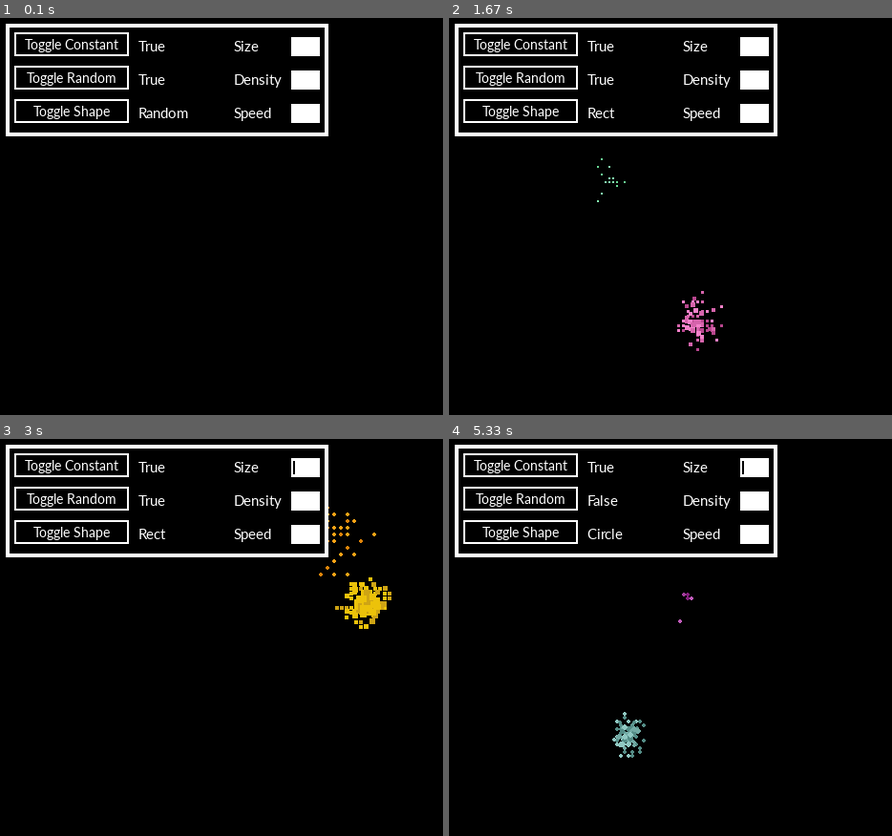
Above: before the commit, frames 1-4 (two rows, left to right).
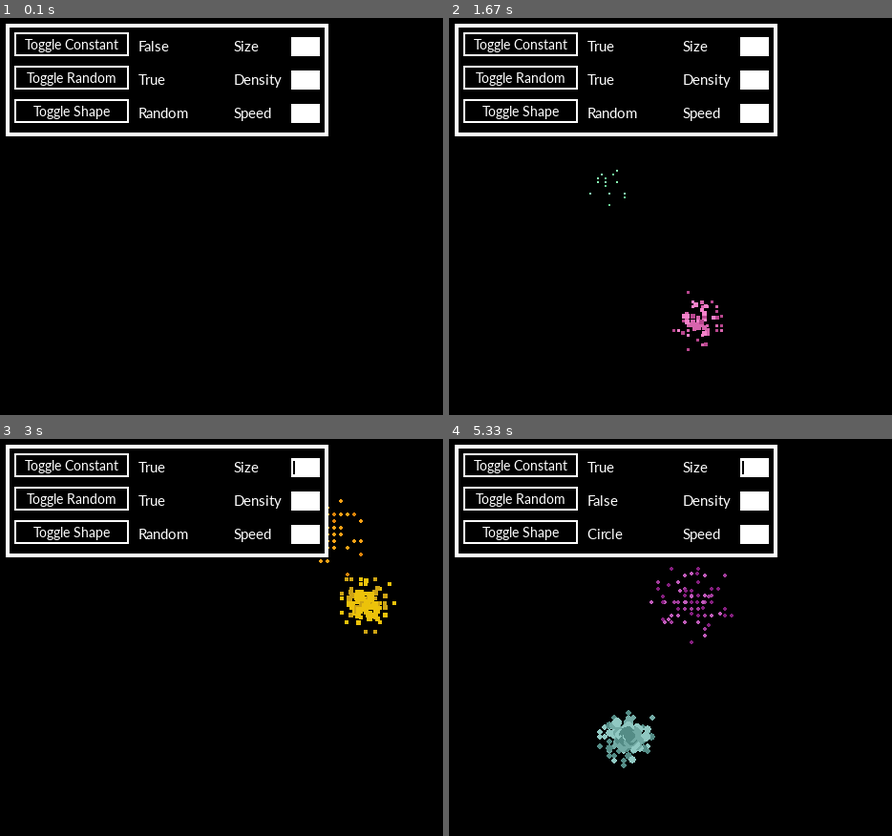
Above: after the commit, the same moments.

Repository: CCareaga/Pygame-Examples
Game: pygame game, started from Particle System/example.py
The game is run twice, just before and just after one commit, with the same random seed, the same clock (stepped at 60 frames per second) and the same inputs. The source is Python 2; it was converted automatically to run under Python 3.
Inputs (mouse positions are in pixels of both pictures, inside the frame that each line leads up to):
- Up to frame 1 (0.1 s): no input
- Up to frame 2 (1.67 s): click (519, 77) at 0.38 s; click (519, 77) at 0.72 s; press the mouse at (519, 109) at 1.03 s; move the mouse to (586, 105) at 1.13 s; release the mouse at (657, 97) at 1.27 s; press the mouse at (519, 41) at 1.37 s; move the mouse to (608, 180) at 1.47 s; release the mouse at (697, 319) at 1.6 s
- Up to frame 3 (3 s): press the mouse at (305, 534) at 1.7 s; move the mouse to (190, 593) at 1.8 s; release the mouse at (79, 657) at 1.93 s; press the mouse at (70, 462) at 2.03 s; move the mouse to (274, 649) at 2.13 s; release the mouse at (outside the picture) at 2.27 s; press the mouse at (70, 462) at 2.37 s; move the mouse to (146, 530) at 2.47 s; release the mouse at (225, 597) at 2.6 s; press the mouse at (305, 466) at 2.7 s; move the mouse to (332, 534) at 2.8 s; release the mouse at (363, 601) at 2.93 s
- Up to frame 4 (5.33 s): press the mouse at (519, 462) at 3.03 s; move the mouse to (546, 566) at 3.13 s; release the mouse at (573, 673) at 3.27 s; press the mouse at (754, 466) at 3.37 s; move the mouse to (790, 589) at 3.47 s; release the mouse at (825, 708) at 3.6 s; press the mouse at (519, 498) at 3.7 s; move the mouse to (604, 649) at 3.8 s; release the mouse at (688, 804) at 3.93 s; press the mouse at (519, 462) at 4.03 s; move the mouse to (670, 562) at 4.13 s; release the mouse at (816, 661) at 4.27 s; press the mouse at (519, 530) at 4.37 s; move the mouse to (542, 593) at 4.47 s; release the mouse at (559, 657) at 4.6 s; press the mouse at (519, 530) at 4.7 s; move the mouse to (524, 526) at 4.8 s; release the mouse at (528, 518) at 4.93 s; press the mouse at (754, 466) at 5.03 s; move the mouse to (692, 601) at 5.13 s; release the mouse at (630, 736) at 5.27 s

The runs differ from the first frame. In frame 1, 0.1% of the frame differs, in the area x 31-39%, y 5-9%; in frame 2, 0.7%; in frame 3, 1.0%; in frame 4, 1.3%, in the area x 33-65%, y 32-83%.

Commit message:
Added interesting thing.
Added a program that has random moving points  and if they come within a
certain distance of each other then a line is drawn according to their
distance

Diff:
--- /dev/null
+++ b/Cool Thing/Main.py
@@ -0,0 +1,93 @@
+import pygame
+
+from pygame.locals import *
+import sys
+import random, math
+
+pygame.init()
+
+class Game():
+    def __init__(self):
+        pygame.display.set_caption('Cool Shit!')
+
+        self.clock = pygame.time.Clock()
+        self.last_tick = pygame.time.get_ticks()
+        self.screen_res = [740, 490]
+
+        self.circles = []
+
+        self.screen = pygame.display.set_mode(self.screen_res, pygame.FULLSCREEN, 32)
+
+        self.createCircles()
+
+        while 1:
+            self.Loop()
+
+    def Loop(self):
+        self.eventLoop()
+
+        self.Tick()
+        self.Draw()
+        pygame.display.update()
+
+    def createCircles(self):
+        #circle item format: [pos, vector]
+        for i in xrange(75):
+            pos = [370, 245]
+            vector = self.getVector()
+            self.circles.append([pos, vector])
+
+    def getDistance(self, pos1, pos2):
+        return math.sqrt((pos1[0] - pos2[0])**2 + (pos1[1] - pos2[1])**2)
+
+    def getVector(self):
+        speed = 30
+
+        distance = [random.randrange(-40,40)/10.0, random.randrange(-40,40)/10.0]
+
+        try:
+            norm = math.sqrt(distance[0] ** 2.0 + distance[1] ** 2.0)
+            direction = [distance[0] / norm, distance[1] / norm]
+            vector = [direction[0] * speed, direction[1] * speed]
+        except ZeroDivisionError:
+            vector = [self.speed]*2
+
+        return vector
+
+    def eventLoop(self):
+        for event in pygame.event.get():
+            if event.type == QUIT:
+                pygame.quit()
+                sys.exit()
+            if event.type == KEYDOWN:
+                if event.key == pygame[K_ESCAPE]:
+                    pygame.quit()
+                    sys.exit()
+
+    def Tick(self):
+        self.ttime = self.clock.tick(60)
+
+    def Draw(self):
+        self.screen.fill(0)
+
+        for circle in self.circles:
+            circle[0] = [int(circle[0][0]), int(circle[0][1])]
+
+            pygame.draw.circle(self.screen, [255]*3, circle[0], 0)
+            circle[0][0] += circle[1][0]
+            circle[0][1] += circle[1][1]
+
+            if circle[0][0] > 740 or circle[0][0] < 0:
+                circle[1][0] *= -1
+
+            elif circle[0][1] > 490 or circle[0][1] < 0:
+                circle[1][1] *= -1
+
+            for c in self.circles:
+                if self.getDistance(circle[0], c[0]) < 200:
+                    pygame.draw.line(self.screen, [0, 255, 0], circle[0], c[0])
+                if self.getDistance(circle[0], c[0]) < 150:
+                    pygame.draw.line(self.screen, [0, 0, 255], circle[0], c[0])
+                if self.getDistance(circle[0], c[0]) < 100:
+                    pygame.draw.line(self.screen, [255, 0, 0], circle[0], c[0])
+Game()
--- a/Particle System/GUI/attributesGUI.py
+++ b/Particle System/GUI/attributesGUI.py
@@ -22,7 +22,7 @@
         self.b2 = Button(self, "Toggle Random", self.command2, position=(5,40))
         self.b3 = Button(self, "Toggle Shape", self.command3, position=(5, 75))
 
-        self.c_Label = Label(self, "True", position=(135, 10))
+        self.c_Label = Label(self, "False", position=(135, 10))
         self.r_Label = Label(self, "True", position=(135, 45))
         self.s_Label = Label(self, "Random", position=(135, 80))
 
@@ -52,13 +52,14 @@
             self.s_Label.text = 'Circle'
             self.game.random = False
         else:
+            self.s_Label.text = 'Random'
             self.game.random = True
-            self.s_Label.text = 'Random'
 
         self.r_Label.text = str(self.game.random)
 
     def command3(self):
-        if self.game.attrs['shape'] == 'circle':
-            self.s_Label.text = 'Rect'
-        else:
-            self.s_Label.text = 'Circle'
+        if not self.game.random:
+            if self.game.attrs['shape'] == 'circle':
+                self.s_Label.text = 'Rect'
+            else:
+                self.s_Label.text = 'Circle'
--- a/Particle System/example.py
+++ b/Particle System/example.py
@@ -26,8 +26,8 @@
 		self.GUI = GUI(self.screen, self)
 
 		self.attrs = {'shape' : 'circle',
-					  'size': 4,
-					  'density' : 5,
+					  'size': 6,
+					  'density' : 6,
 					  'speed' : 6}
 
 		self.defaults = self.attrs # save starting values
